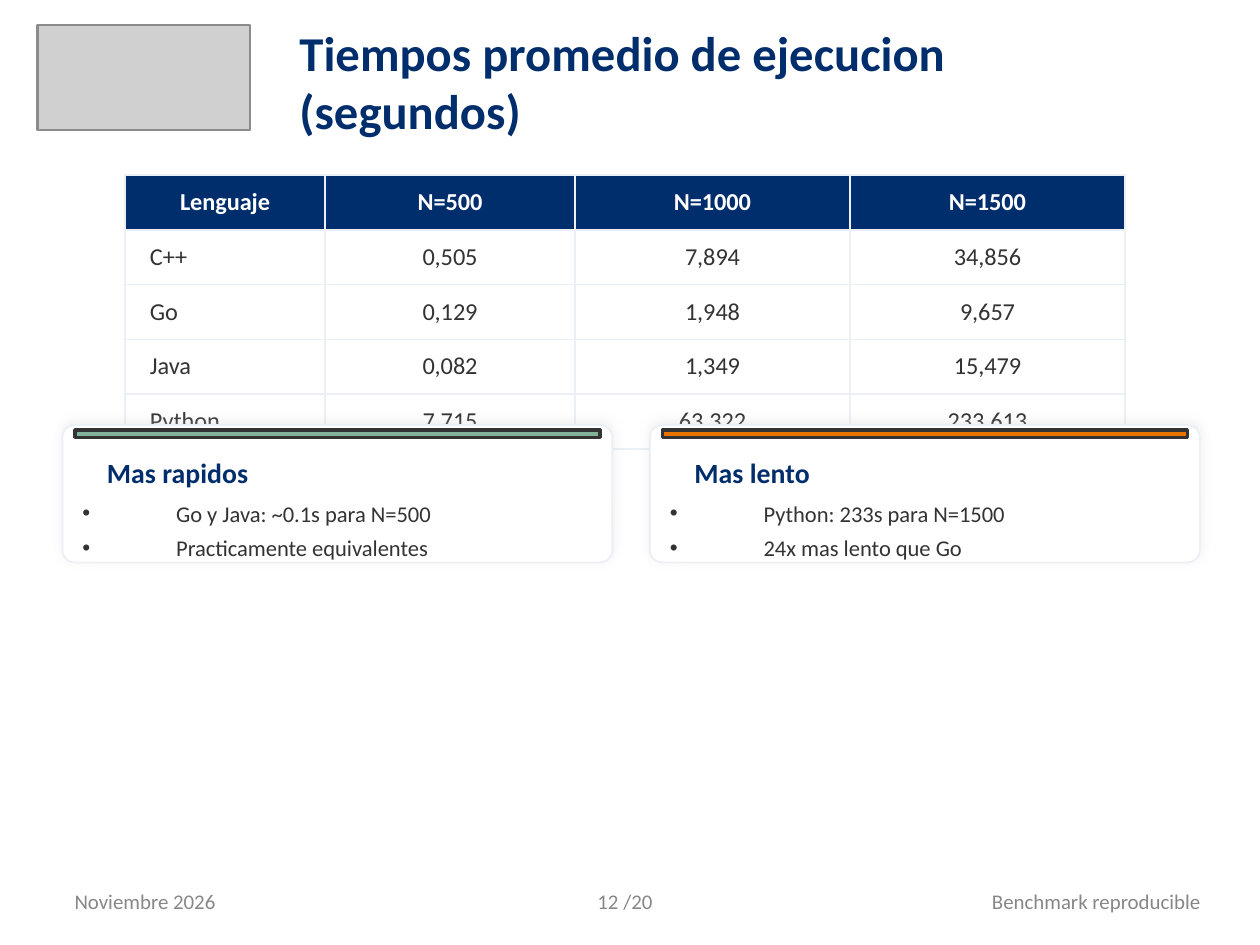
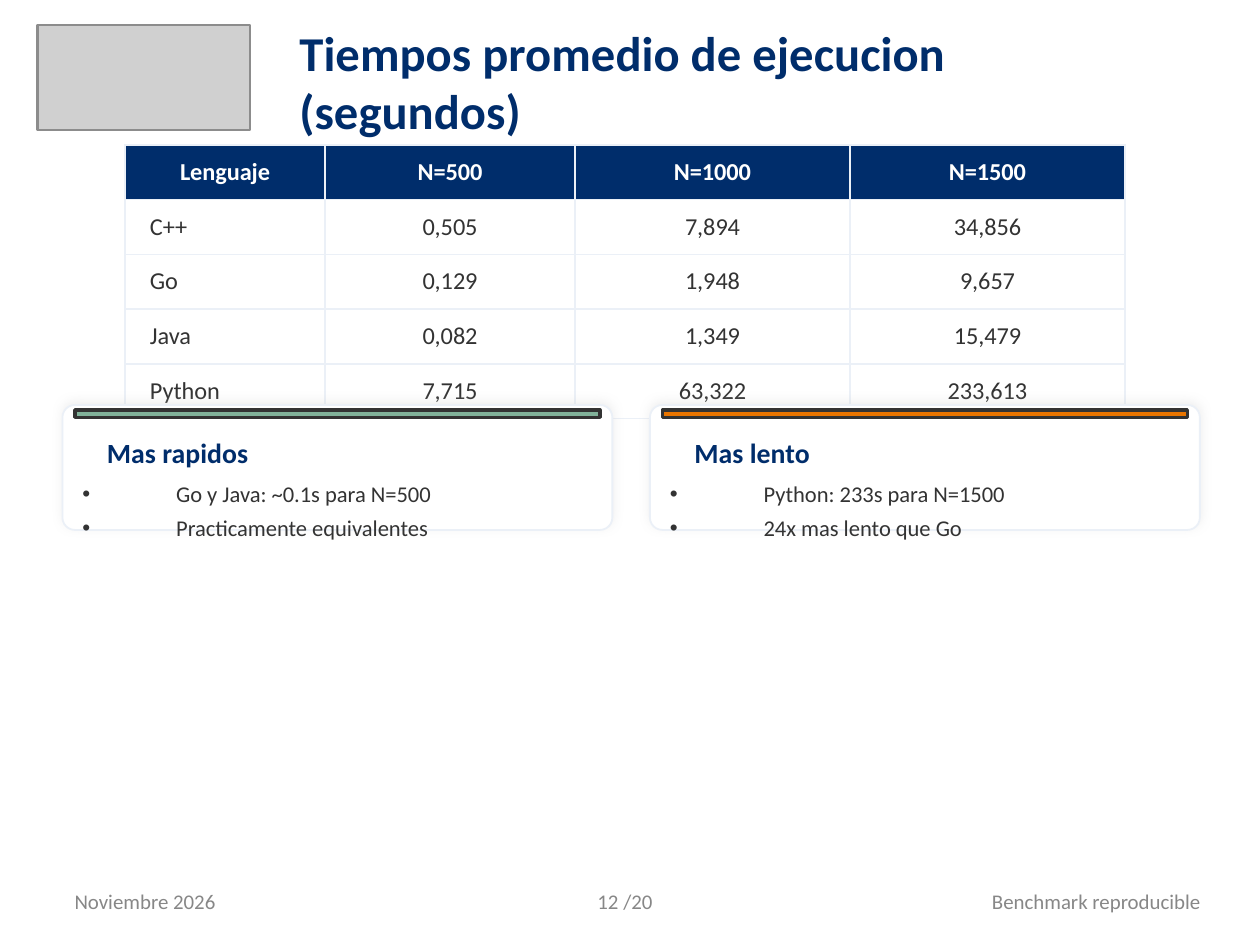
Before and after one commit to jffp-alt/matrix-benchmark, a slide deck: slide 12 of results/Semana4_Pipeline_USACH_v2.pptx. Drawn at 1260x945 pixels with LibreOffice and Linux fonts; fonts in the diff are those of the drawing; grey boxes stand for pictures. Boxes give left, top, right and bottom in pixels: in the first picture for what was removed or moved away, otherwise in the second. Text is boxed around its words. In the diff, an @@ line names an element or a change of style, - is before the commit and + after.

```diff
--- a/results/Semana4_Pipeline_USACH_v2.pptx
+++ b/results/Semana4_Pipeline_USACH_v2.pptx
@@ table moved from (x1=125, y1=175, x2=1125, y2=439) to (x1=125, y1=145, x2=1125, y2=407) @@
@@ rounded rectangle resized from (x1=62, y1=425, x2=612, y2=562) to (x1=62, y1=405, x2=612, y2=530) @@
@@ rounded rectangle at (x1=62, y1=405, x2=612, y2=530): proportions changed @@
@@ rounded rectangle at (x1=650, y1=405, x2=1200, y2=530): proportions changed @@
@@ rounded rectangle resized from (x1=650, y1=425, x2=1200, y2=562) to (x1=650, y1=405, x2=1200, y2=530) @@
@@ 2 texts, 2 rectangles moved together from (x1=75, y1=430, x2=1188, y2=488) to (x1=75, y1=410, x2=1188, y2=468) @@
@@ text "Go y Java: ~0.1s para ..." rewrapped from (x1=176, y1=507, x2=431, y2=556) to (x1=176, y1=487, x2=431, y2=540) @@
@@ text "Python: 233s para N=1500" moved from (x1=764, y1=506, x2=1004, y2=560) to (x1=764, y1=486, x2=1004, y2=540) @@
```
Also in this commit, not shown: 1 other slide changed.
